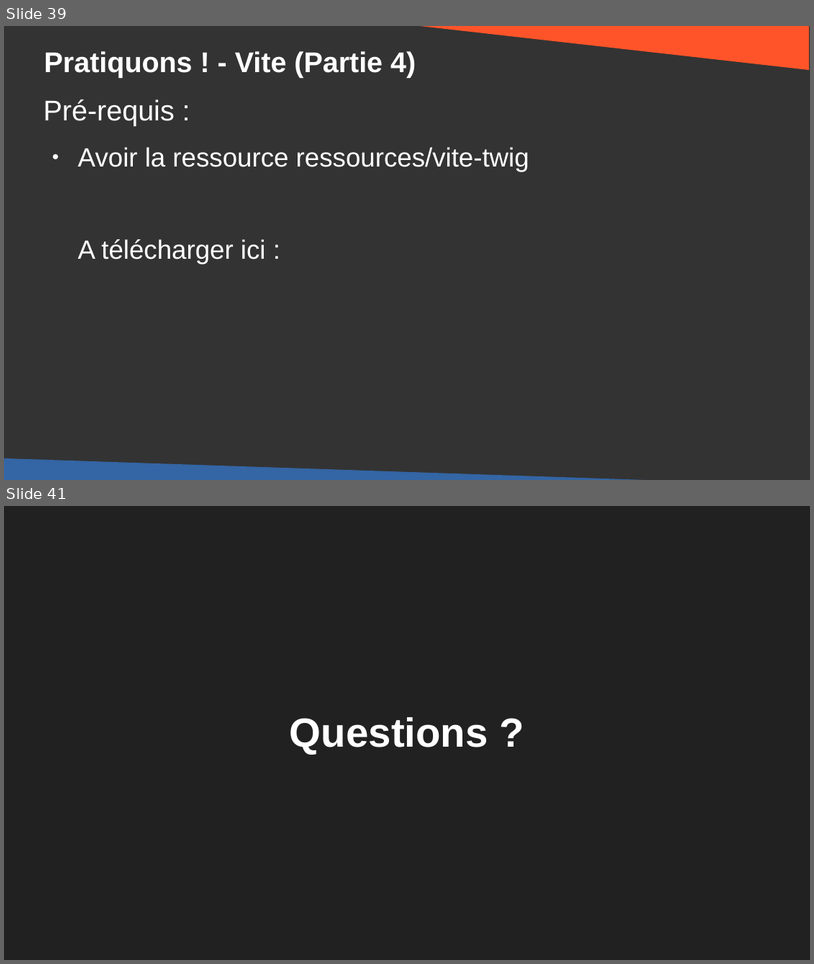
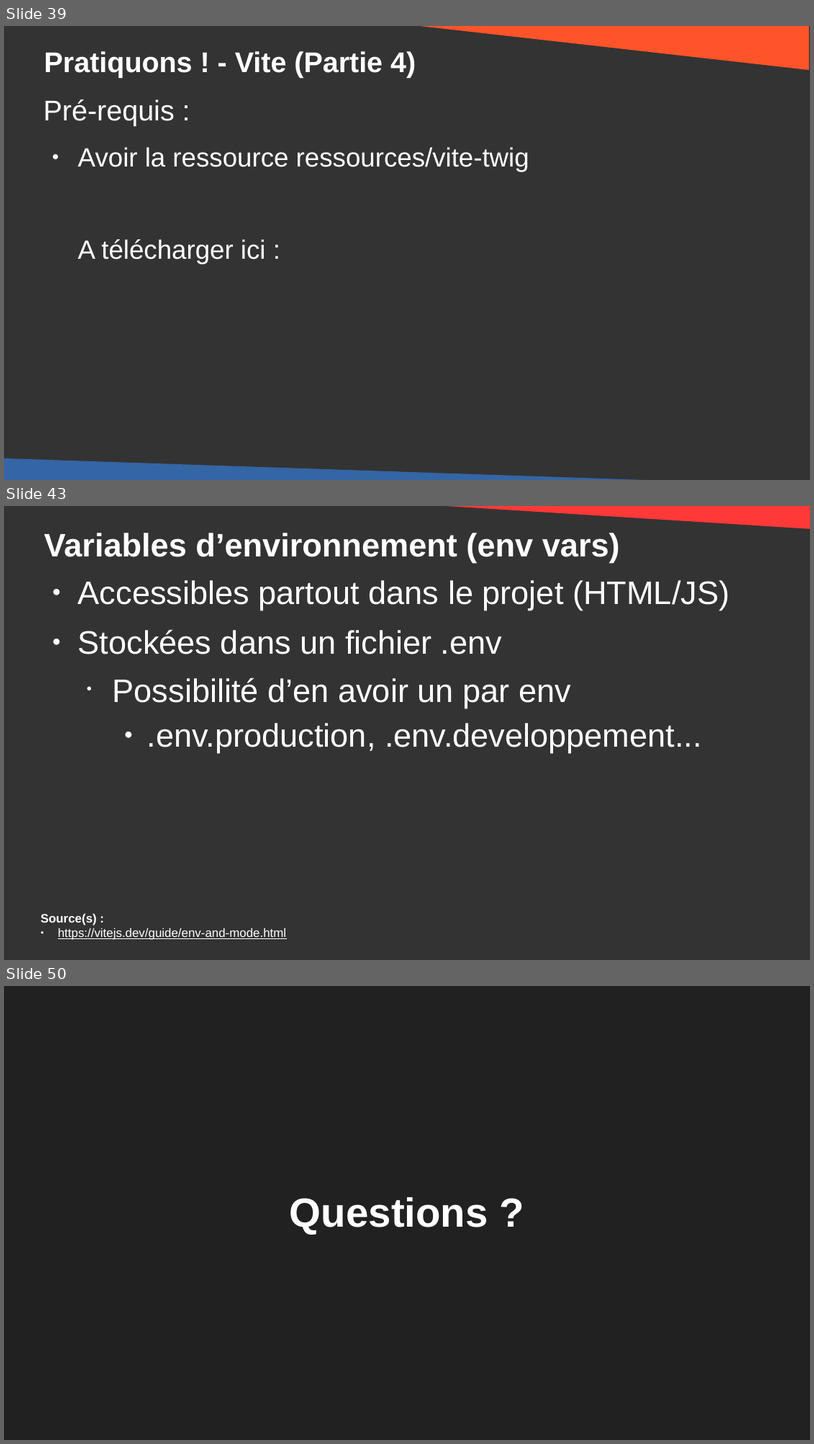
Before and after one commit to DanYellow/cours, a slide deck: developpement-front-s5/travaux-pratiques/numero-4/presentation.odp. Shown one above the other, each under a label of ours: slides 39 and 41 before the commit, slides 39, 43 and 50 after it; the slides between them are not shown. The pictures are 814x964 and 814x1444 pixels, drawn with LibreOffice and Linux fonts; fonts in the diff are those of the drawing. Boxes give left, top, right and bottom in pixels: in the first picture for what was removed or moved away, otherwise in the second. Text is boxed around its words. In the diff, an @@ line names an element or a change of style, - is before the commit and + after.

Commit message:
developpement-front-s5 - Add slides about json management with vite

```diff
--- a/developpement-front-s5/travaux-pratiques/numero-4/presentation.odp
+++ b/developpement-front-s5/travaux-pratiques/numero-4/presentation.odp
@@ slide 43 added at (4,506,810,960), background #333333 @@
@@ right triangle added at (395,506,810,530), fill #FF3838 @@
@@ title added at (44,533,620,562), 32 pt, text #FFFFFF, bold @@
+Variables d’environnement (env vars)
@@ text added at (78,580,730,753), 32 pt, text #FFFFFF @@
+● Accessibles partout dans le projet (HTML/JS)
+● Stockées dans un fichier .env
+  • Possibilité d’en avoir un par env
+    ● .env.production, .env.developpement...
@@ text added at (41,913,286,939), 12 pt, text #FFFFFF, underline @@
+Source(s) :
+● https://vitejs.dev/guide/env-and-mode.html
@@ what was slide 41 is now slide 50 @@
```
Also in this commit, not shown: 5 slides changed, 8 other slides added, 3 other files.
